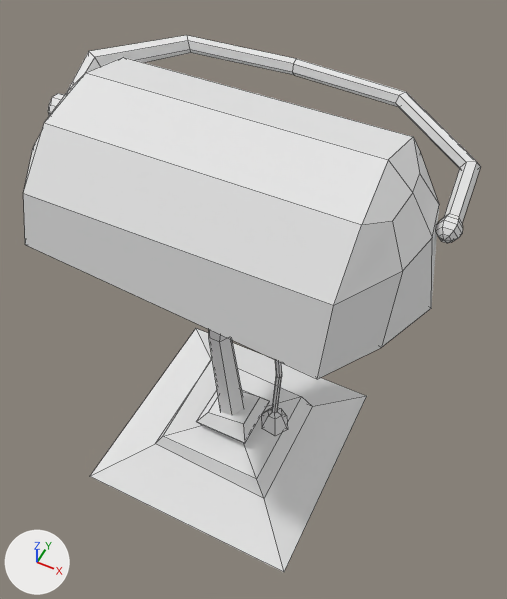
An edit to the FBX model Assets/3D Assets/arbeitsplatz/Schreibtischlampe.fbx, drawn before and after from the same camera.
The view is the same before and after, from a 50 mm camera at (0.162, -0.484, 0.697) aimed at (-0.029, -0.101, 0.218). Every picture has the same lights, and +X, +Y and +Z are marked at lower left. Mesh edges are drawn as thin lines.

In view in the first picture: 'Schreibtischlampe:Mesh'.
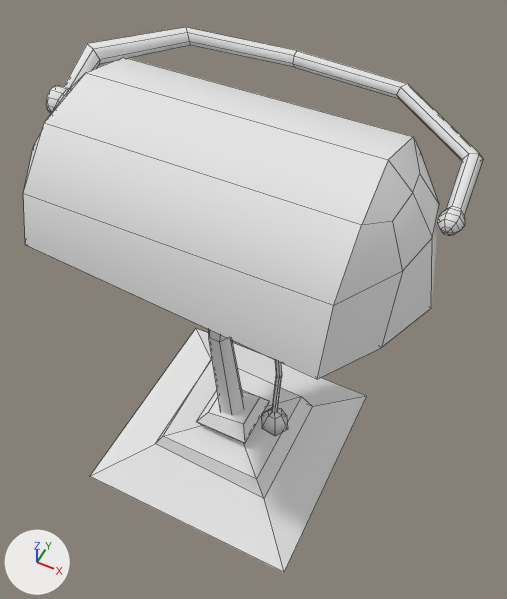
The change, as a list of edits to the scene's bpy script:
```text
Change me_untitled:
    where me_untitled.from_pydata(...)  # 235 vertices, 228 faces; spans x -0.23..0.12, y -0.23..0.007, z 0.0..0.424
    used by ob_schreibtischlampe_mesh; location = (0.011, -0.006, 0.0)
    me_untitled part 1: the loose piece of 92 vertices spanning x -0.23..0.12, y -0.108..0.007, z 0.355..0.404 is moved by (0.0, 0.0, 0.007)
    me_untitled part 2: edges marked sharp go from 410 to 79
```

Pixel boxes [x1, y1, x2, y2] of what changed, in the pictures (507 x 599 px; the box of a moved part takes in the faces that stretch with it):
'Schreibtischlampe:Mesh', reshaped
    before: [23, 35, 481, 572]
    after: [23, 27, 483, 572]
part 1 of me_untitled, moved or reshaped
    before: [48, 35, 481, 243]
    after: [46, 27, 483, 236]
part 2 of me_untitled, shading changed
    both: [23, 57, 439, 572]
